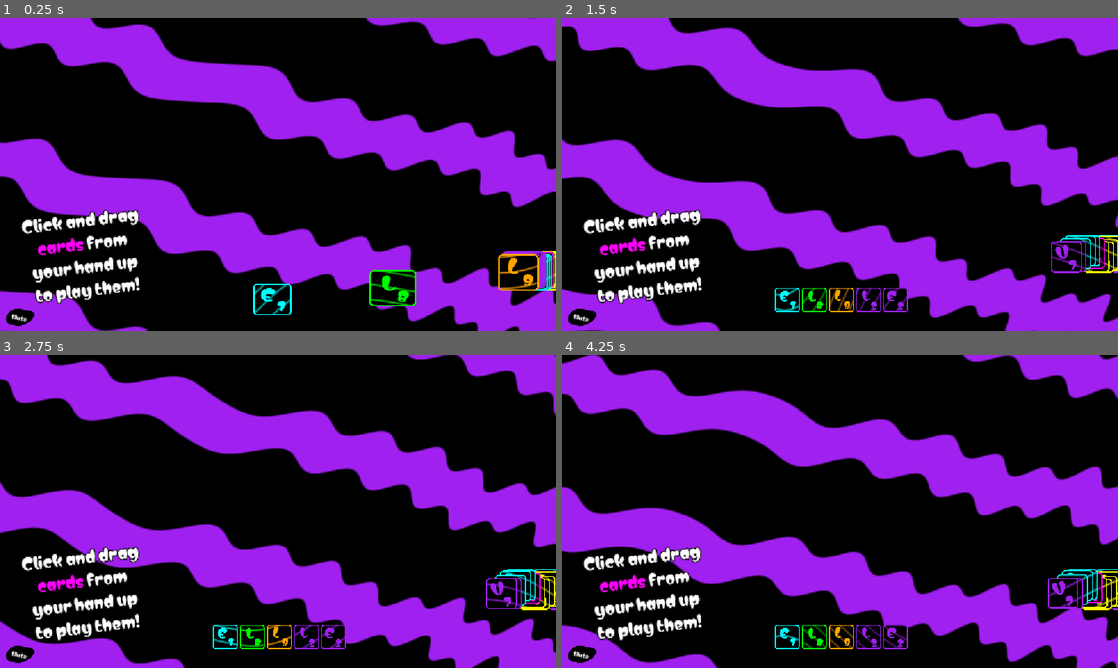
Above: before the commit, frames 1-4 (two rows, left to right).
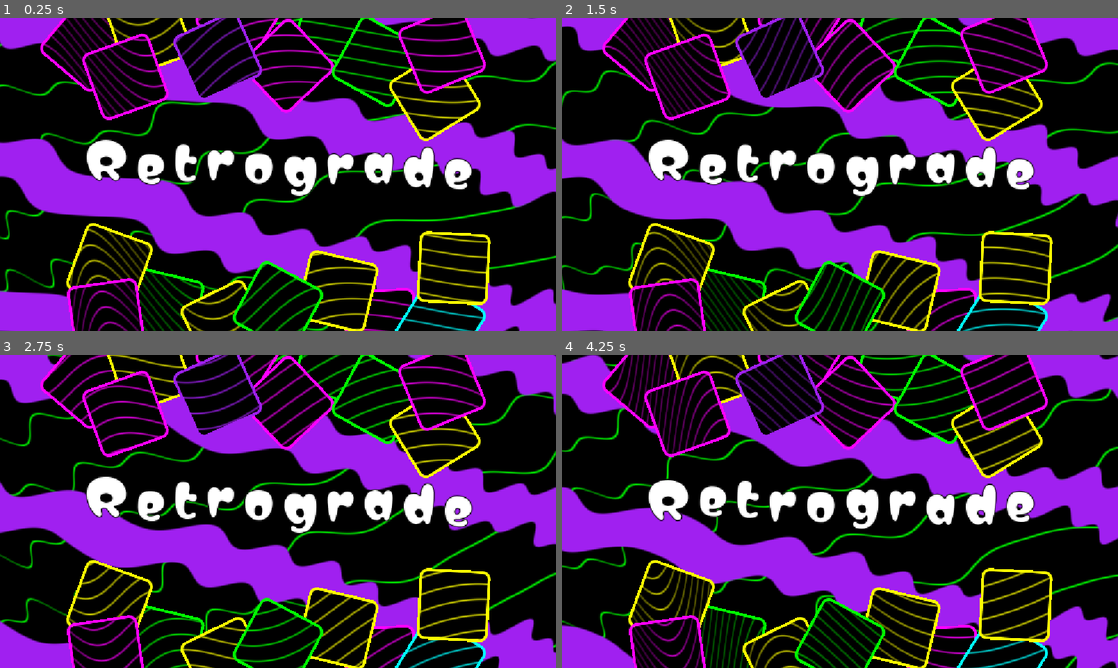
Above: after the commit, the same moments.

Repository: Alexzoin/GMTK2026
Game: Godot game, scene res://Scenes/game.tscn
Two runs of this game, one before a commit and one after it. Both use one fixed random seed, a clock stepped at 60 frames per second and the inputs below. The engine's default icon, where the game draws it, is replaced by a stand-in: a white triangle on a blue panel in a dark square.
Inputs (mouse positions are in pixels of both pictures, inside the frame that each line leads up to):
- Up to frame 1 (0.25 s): no input
- Up to frame 2 (1.5 s): click (650, 46) at 0.52 s; click (712, 33) at 1.27 s
- Up to frame 3 (2.75 s): click (161, 646) at 2.02 s
- Up to frame 4 (4.25 s): click (895, 361) at 2.77 s; click (940, 661) at 3.52 s

The runs differ from the first frame. In frame 1, 28% of the frame differs, in the area x 0-100%, y 0-100%; in frame 2, 29%; in frame 3, 28%; in frame 4, 27%.

Commit message:
Messed up the project to get cool screenshots

Diff:
--- a/Scenes/Items/base_item.tscn
+++ b/Scenes/Items/base_item.tscn
@@ -35,6 +35,7 @@
 
 [node name="Content" type="Node2D" parent="." unique_id=114111459]
 position = Vector2(64, 64)
+scale = Vector2(0.5, 0.5)
 
 [node name="Background" type="Sprite2D" parent="Content" unique_id=569854643]
 self_modulate = Color(0, 0, 0, 1)
@@ -54,6 +55,7 @@
 texture = ExtResource("1_6xj51")
 
 [node name="Name" type="RichTextLabel" parent="Content" unique_id=2018329301]
+visible = false
 anchors_preset = 7
 anchor_left = 0.5
 anchor_top = 1.0
@@ -81,6 +83,7 @@
 vertical_alignment = 1
 
 [node name="Description" type="RichTextLabel" parent="Content" unique_id=391845781]
+visible = false
 clip_contents = false
 anchors_preset = 7
 anchor_left = 0.5
@@ -106,6 +109,7 @@
 horizontal_alignment = 1
 
 [node name="Cost" type="RichTextLabel" parent="Content" unique_id=890187004]
+visible = false
 anchors_preset = 7
 anchor_left = 0.5
 anchor_top = 1.0
--- a/Scenes/game.tscn
+++ b/Scenes/game.tscn
@@ -42,6 +42,7 @@
 [ext_resource type="AudioStream" uid="uid://brjk8o1nhkv13" path="res://Music/Wed Aug 07 2024.mp3" id="40_v2cs8"]
 [ext_resource type="AudioStream" uid="uid://dxksl2dbysohx" path="res://Music/Weird Waltz.mp3" id="41_32sfa"]
 [ext_resource type="AudioStream" uid="uid://dkuvkmvk6hroh" path="res://Music/Windowsill Meditations.mp3" id="42_titue"]
+[ext_resource type="PackedScene" uid="uid://cd74kw84il2e7" path="res://Scenes/Items/base_item.tscn" id="43_6a4tp"]
 
 [sub_resource type="AudioStreamPlaylist" id="AudioStreamPlaylist_frw6b"]
 shuffle = true
@@ -70,13 +71,12 @@
 
 [node name="WaveCanvas2" parent="." unique_id=403484869 instance=ExtResource("1_ebmjs")]
 layer = -100
-visible = false
-stripes = 8.735
-stripe_thickness = 0.059
+stripes = 5.71
+stripe_thickness = 0.029
 bendyness = 0.045
-wave_rotation = 0.46
-wave_frequency = -34.495
-shrink = 44.425
+wave_rotation = 8.935
+wave_frequency = -15.085
+shrink = 43.54
 stripe_color = Color(0, 1, 0, 1)
 background_color = Color(0, 0, 0, 0)
 smooth_edge = true
@@ -132,25 +132,19 @@
 smooth_edge = true
 
 [node name="Card UI" parent="." unique_id=542603436 node_paths=PackedStringArray("tutorial", "ui", "item_manager", "make_visible_when_win") instance=ExtResource("2_qxrlw")]
+visible = false
 tutorial = NodePath("../tutorial_ui")
 ui = NodePath("../ui_canvas")
 item_manager = NodePath("../Item Holder")
 make_visible_when_win = [NodePath("../WaveCanvas"), NodePath("../WaveCanvas2"), NodePath("../WaveCanvas3"), NodePath("../WaveCanvas4"), NodePath("../WaveCanvas5")]
 
-[node name="tutorial_ui" parent="." unique_id=332380429 node_paths=PackedStringArray("show_text_at_card_number") instance=ExtResource("3_wrm1d")]
-show_text_at_card_number = {
-0: NodePath("PlayCards"),
-1: NodePath("LowerCards"),
-2: NodePath("LowerCards2"),
-3: NodePath("PlayAllCards"),
-5: NodePath("DrawBackUp"),
-7: NodePath("HoverOverDeck"),
-9: NodePath("CardGlow")
-}
+[node name="tutorial_ui" parent="." unique_id=332380429 instance=ExtResource("3_wrm1d")]
 
 [node name="ui_canvas" parent="." unique_id=406754162 instance=ExtResource("4_3dryh")]
+visible = false
 
 [node name="Item Holder" parent="." unique_id=352947913 node_paths=PackedStringArray("ui_manager", "card_manager") instance=ExtResource("5_wowpa")]
+visible = false
 ui_manager = NodePath("../ui_canvas")
 card_manager = NodePath("../Card UI")
 all_items = Array[PackedScene]([ExtResource("6_mg4q0"), ExtResource("11_rku1e"), ExtResource("8_v158k"), ExtResource("1 …(658 unchanged characters)…
@@ -160,3 +154,155 @@
 volume_db = -2.447
 autoplay = true
 bus = &"Music"
+
+[node name="Item" parent="." unique_id=1222626534 instance=ExtResource("43_6a4tp")]
+offset_left = 116.0
+offset_top = -8.000008
+offset_right = 244.0
+offset_bottom = 119.99999
+rotation = 0.70301586
+scale = Vector2(2.3, 2.3)
+
+[node name="Item2" parent="." unique_id=1031654702 instance=ExtResource("43_6a4tp")]
+offset_left = 245.99998
+offset_top = -33.999985
+offset_right = 374.0
+offset_bottom = 94.000015
+rotation = 1.2352369
+scale = Vector2(2.3, 2.3)
+
+[node name="Item3" parent="." unique_id=143420852 instance=ExtResource("43_6a4tp")]
+offset_left = 274.00003
+offset_top = 538.00006
+offset_right = 402.00003
+offset_bottom = 666.00006
+rotation = -1.3354578
+scale = Vector2(2.3, 2.3)
+
+[node name="Item4" parent="." unique_id=58294385 instance=ExtResource("43_6a4tp")]
+offset_left = 629.0
+offset_top = -48.0
+offset_right = 757.0
+offset_bottom = 80.0
+rotation = 3.4259737
+scale = Vector2(2.3, 2.3)
+
+[node name="Item5" parent="." unique_id=771994331 instance=ExtResource("43_6a4tp")]
+offset_left = 724.0001
+offset_top = 571.0
+offset_right = 852.0001
+offset_bottom = 699.0
+rotation = 1.5299026
+scale = Vector2(2.3, 2.3)
+
+[node name="Item6" parent="." unique_id=1710719627 instance=ExtResource("43_6a4tp")]
+offset_left = 848.0
+offset_top = 570.99994
+offset_right = 976.0
+offset_bottom = 699.0
+rotation = 3.6973786
+scale = Vector2(2.3, 2.3)
+
+[node name="Item7" parent="." unique_id=616949323 instance=ExtResource("43_6a4tp")]
+offset_left = 435.99994
+offset_top = -78.00004
+offset_right = 563.99994
+offset_bottom = 49.999992
+rotation = -1.0142767
+scale = Vector2(2.3, 2.3)
+
+[node name="Item8" parent="." unique_id=1258872978 instance=ExtResource("43_6a4tp")]
+offset_left = 403.0
+offset_top = 571.0
+offset_right = 531.00006
+offset_bottom = 699.0
+rotation = 2.6902204
+scale = Vector2(2.3, 2.3)
+
+[node name="Item9" parent="." unique_id=1512329476 instance=ExtResource("43_6a4tp")]
+offset_left = 531.00006
+offset_top = 35.0
+offset_right = 659.0001
+offset_bottom = 163.00003
+rotation = 3.9540226
+scale = Vector2(2.3, 2.3)
+
+[node name="Item10" parent="." unique_id=54326118 instance=ExtResource("43_6a4tp")]
+offset_left = 387.0
+offset_top = 14.999992
+offset_right = 515.00006
+offset_bottom = 143.00003
+rotation = -0.42155474
+scale = Vector2(2.3, 2.3)
+
+[node name="Item11" parent="." unique_id=1130378794 instance=ExtResource("43_6a4tp")]
+offset_left = 717.0
+offset_top = 26.000015
+offset_right = 845.00006
+offset_bottom = 154.00003
+rotation = 2.0776923
+scale = Vector2(2.3, 2.3)
+
+[node name="Item12" parent="." unique_id=1582377485 instance=ExtResource("43_6a4tp")]
+offset_left = 162.99995
+offset_top = 450.00003
+offset_right = 291.0
+offset_bottom = 578.0
+rotation = 3.4907835
+scale = Vector2(2.3, 2.3)
+
+[node name="Item13" parent="." unique_id=774311841 instance=ExtResource("43_6a4tp")]
+offset_left = 635.0
+offset_top = 502.0
+offset_right = 763.00006
+offset_bottom = 630.0
+rotation = 0.23321229
+scale = Vector2(2.3, 2.3)
+
+[node name="Item14" parent="." unique_id=769915192 instance=ExtResource("43_6a4tp")]
+offset_left = 156.0
+offset_top = 556.0
+offset_right = 284.00006
+offset_bottom = 684.0
+rotation = 1.4268386
+scale = Vector2(2.3, 2.3)
+
+[node name="Item15" parent="." unique_id=1291311321 instance=ExtResource("43_6a4tp")]
+offset_left = 512.0
+offset_top = 533.0
+offset_right = 640.00006
+offset_bottom = 661.0
+rotation = 2.0626445
+scale = Vector2(2.3, 2.3)
+
+[node name="Item16" parent="." unique_id=1318859352 instance=ExtResource("43_6a4tp")]
+offset_left = 876.0
+offset_top = 453.99997
+offset_right = 1004.0
+offset_bottom = 582.0
+rotation = 1.6223094
+scale = Vector2(2.3, 2.3)
+
+[node name="Item17" parent="." unique_id=1949157262 instance=ExtResource("43_6a4tp")]
+offset_left = 836.99994
+offset_top = 96.000015
+offset_right = 964.99994
+offset_bottom = 224.00002
+rotation = -0.5534473
+scale = Vector2(2.3, 2.3)
+
+[node name="Item18" parent="." unique_id=64105606 instance=ExtResource("43_6a4tp")]
+offset_left = 852.0
+offset_top = 2.0000153
+offset_right = 980.0
+offset_bottom = 130.00002
+rotation = 1.1823001
+scale = Vector2(2.3, 2.3)
+
+[node name="Item19" parent="." unique_id=147727252 instance=ExtResource("43_6a4tp")]
+offset_left = 196.0
+offset_top = 58.0
+offset_right = 324.0
+offset_bottom = 186.0
+rotation = 1.2274232
+scale = Vector2(2.3, 2.3)
--- a/Scenes/tutorial_ui.tscn
+++ b/Scenes/tutorial_ui.tscn
@@ -1,23 +1,11 @@
 [gd_scene format=3 uid="uid://dlobd5wk8sk3l"]
 
-[ext_resource type="Script" uid="uid://b2saqbe5u3328" path="res://Scripts/tutorial.gd" id="1_ryvqc"]
 [ext_resource type="FontFile" uid="uid://dwymim4r40o5x" path="res://Fonts/Matemasie-Regular.ttf" id="2_tpiwi"]
 
-[node name="tutorial_ui" type="CanvasLayer" unique_id=332380429 node_paths=PackedStringArray("show_text_at_card_number", "kill_text", "win_text")]
-script = ExtResource("1_ryvqc")
-show_text_at_card_number = {
-0: NodePath("PlayCards"),
-1: NodePath("LowerCards"),
-2: NodePath("LowerCards2"),
-3: NodePath("PlayAllCards"),
-5: NodePath("DrawBackUp"),
-7: NodePath("HoverOverDeck"),
-9: NodePath("CardGlow")
-}
-kill_text = NodePath("Kill You")
-win_text = NodePath("Winner")
+[node name="tutorial_ui" type="CanvasLayer" unique_id=332380429]
 
 [node name="PlayCards" type="RichTextLabel" parent="." unique_id=1391292596]
+visible = false
 anchors_preset = 8
 anchor_left = 0.5
 anchor_top = 0.5
@@ -44,6 +32,7 @@
 vertical_alignment = 1
 
 [node name="LowerCards" type="RichTextLabel" parent="." unique_id=1762227979]
+visible = false
 anchors_preset = 8
 anchor_left = 0.5
 anchor_top = 0.5
@@ -69,25 +58,24 @@
 vertical_alignment = 1
 
 [node name="sdfasga" type="RichTextLabel" parent="." unique_id=218737309]
-visible = false
-anchors_preset = 8
-anchor_left = 0.5
-anchor_top = 0.5
-anchor_right = 0.5
-anchor_bottom = 0.5
-offset_left = -311.0
-offset_top = -111.0
-offset_right = 341.94586
-offset_bottom = 37.706482
-grow_horizontal = 2
-grow_vertical = 2
-rotation = 0.025789134
-offset_transform_pivot = Vector2(64, 64)
-mouse_filter = 2
-theme_override_colors/font_outline_color = Color(0, 0, 0, 1)
-theme_override_constants/outline_size = 8
-theme_override_fonts/normal_font = ExtResource("2_tpiwi")
-theme_override_font_sizes/normal_font_size = 64
+anchors_preset = 8
+anchor_left = 0.5
+anchor_top = 0.5
+anchor_right = 0.5
+anchor_bottom = 0.5
+offset_left = -573.812
+offset_top = -117.77919
+offset_right = 582.16064
+offset_bottom = 30.927307
+grow_horizontal = 2
+grow_vertical = 2
+rotation = 0.018177016
+offset_transform_pivot = Vector2(64, 64)
+mouse_filter = 2
+theme_override_colors/font_outline_color = Color(0, 0, 0, 1)
+theme_override_constants/outline_size = 8
+theme_override_fonts/normal_font = ExtResource("2_tpiwi")
+theme_override_font_sizes/normal_font_size = 100
 bbcode_enabled = true
 text = "[wave amp=50.0 freq=10.0]R e t r o g r a d e[/wave]"
 scroll_active = false
@@ -95,6 +83,7 @@
 vertical_alignment = 1
 
 [node name="LowerCards2" type="RichTextLabel" parent="." unique_id=1135308303]
+visible = false
 anchors_preset = 8
 anchor_left = 0.5
 anchor_top = 0.5
@@ -120,6 +109,7 @@
 vertical_alignment = 1
 
 [node name="PlayAllCards" type="RichTextLabel" parent="." unique_id=921216897]
+visible = false
 anchors_preset = 8
 anchor_left = 0.5
 anchor_top = 0.5
@@ -145,6 +135,7 @@
 vertical_alignment = 1
 
 [node name="HoverOverDeck" type="RichTextLabel" parent="." unique_id=278565443]
+visible = false
 anchors_preset = 8
 anchor_left = 0.5
 anchor_top = 0.5
@@ -170,6 +161,7 @@
 vertical_alignment = 1
 
 [node name="DrawBackUp" type="RichTextLabel" parent="." unique_id=808179349]
+visible = false
 anchors_preset = 8
 anchor_left = 0.5
 anchor_top = 0.5
@@ -195,6 +187,7 @@
 vertical_alignment = 1
 
 [node name="CardGlow" type="RichTextLabel" parent="." unique_id=764848145]
+visible = false
 anchors_preset = 8
 anchor_left = 0.5
 anchor_top = 0.5
@@ -220,6 +213,7 @@
 vertical_alignment = 1
 
 [node name="Kill You" type="RichTextLabel" parent="." unique_id=1348684155]
+visible = false
 anchors_preset = 8
 anchor_left = 0.5
 anchor_top = 0.5
@@ -245,6 +239,7 @@
 vertical_alignment = 1
 
 [node name="Winner" type="RichTextLabel" parent="." unique_id=486500025]
+visible = false
 anchors_preset = 8
 anchor_left = 0.5
 anchor_top = 0.5
--- a/Scripts/card_manager.gd
+++ b/Scripts/card_manager.gd
@@ -23,21 +23,21 @@
 const ALPHABET = ["A", "B", "C", "D", "E", "F", "G", "H", "I", "J", "K", "L", "M", "N", "O", "P", "Q", "R", "S", "T", "U", "V", "W", "X", "Y", "Z"]
 
 # Called when the node enters the scene tree for the first time.
-func _ready() -> void:
-	for color in Card.colors:
-		print(color.to_html(false))
-	create_deck()
-	game_over.connect(tutorial._on_no_remaining_playable_cards)
-	game_over.connect(ui._on_game_over)
-	ui.die_sequence_start.connect(tutorial.hide_all)
-	ui.die_sequence_start.connect(_die_sequence_start)
-	ui.start_again.connect(_start_new_round)
-	ui.die_sequence_start.connect(item_manager.go_to_shop)
-	ui.start_again.connect(item_manager.hide_shop)
-	game_won.connect(ui._on_game_won)
-	game_won.connect(tutorial._on_win_game)
-
-	await draw_cards(hand_size)
+#func _ready() -> void:
+	#for color in Card.colors:
+		#print(color.to_html(false))
+	#create_deck()
+	#game_over.connect(tutorial._on_no_remaining_playable_cards)
+	#game_over.connect(ui._on_game_over)
+	#ui.die_sequence_start.connect(tutorial.hide_all)
+	#ui.die_sequence_start.connect(_die_sequence_start)
+	#ui.start_again.connect(_start_new_round)
+	#ui.die_sequence_start.connect(item_manager.go_to_shop)
+	#ui.start_again.connect(item_manager.hide_shop)
+	#game_won.connect(ui._on_game_won)
+	#game_won.connect(tutorial._on_win_game)
+	#
+	#await draw_cards(hand_size)
 
 
 # Called every frame. 'delta' is the elapsed time since the previous frame.
@@ -52,17 +52,17 @@
 	return pile.get_child(pile.get_child_count() - 1)
 
 func create_deck() -> void:
-	for letter in ALPHABET:
-		for num in range(10):
-			var new_card = card_scene.instantiate() as Card
-			new_card.init_card(letter, num, Card.colors.pick_random(), item_manager)
-			new_card.set_parent_references(hand, deck, pile, discard)
-			new_card.card_played.connect(_on_card_played)
-			new_card.card_played.connect(tutorial._on_card_played)
-			new_card.card_played.connect(item_manager._on_card_played)
-			deck.add_child(new_card)
-			new_card.global_position = deck.global_position
-			new_card.is_basic_card = true
+	#for letter in ALPHABET:
+		#for num in range(10):
+			#var new_card = card_scene.instantiate() as Card
+			#new_card.init_card(letter, num, Card.colors.pick_random(), item_manager)
+			#new_card.set_parent_references(hand, deck, pile, discard)
+			#new_card.card_played.connect(_on_card_played)
+			#new_card.card_played.connect(tutorial._on_card_played)
+			#new_card.card_played.connect(item_manager._on_card_played)
+			#deck.add_child(new_card)
+			#new_card.global_position = deck.global_position
+			#new_card.is_basic_card = true
 
 
 	shuffle_deck()
--- a/Scripts/item_controller.gd
+++ b/Scripts/item_controller.gd
@@ -91,31 +91,9 @@
 	rule_used_count += 1
 
 func _ready() -> void:
-	self.pressed.connect(_on_pressed)
-	self.button_down.connect(_on_button_down)
-	self.button_up.connect(_on_button_up)
-	self.toggled.connect(_on_toggled)
-
-	self.mouse_entered.connect(_on_mouse_entered)
-	self.mouse_exited.connect(_on_mouse_exited)
-	self.focus_entered.connect(_on_focus_entered)
-	self.focus_exited.connect(_on_focus_exited)
-	self.gui_input.connect(_on_gui_input)
-	self.resized.connect(_on_resized)
-	self.minimum_size_changed.connect(_on_minimum_size_changed)
-
-	viewport_rect = get_viewport_rect()
-	name_text_start_pos = name_text.position
-	name_text.position.y = name_text.position.y + 64
-	name_text_hidden_pos = name_text.position
-
-	name_text.text = item_name
-	cost_text.text = "$" + str(cost)
-	description_text.text = description
-
-	description_text.visible = false
-
-	#canvas_shader.set_shader_parameter("time_factor", randf() * 5.0)
+	var color = Card.colors.pick_random()
+	($Content/Background.material as ShaderMaterial).set_shader_parameter("stripe_color", color)
+	$Content/Frame.self_modulate = color
 
 
 func _on_gui_input(event: InputEvent) -> void:
@@ -123,41 +101,41 @@
 		if event.button_index == MOUSE_BUTTON_RIGHT and event.pressed:
 			pass
 
-func _process(delta: float) -> void:
-	time += delta
-	var velocity = (global_position - last_pos) / delta
-	last_pos = global_position
-
-	var base_move_speed = move_speed
-	var base_target_scale: float = default_scale
-	if is_hovered:
-		base_target_scale = hover_scale
-
-	var target_scale = Vector2(base_target_scale, base_target_scale)
-
-
-
-	# Distorts the target scale based on movement velocity
-	if velocity.length() > 0.1:
-		target_scale.x += abs(velocity.x) * (squash_stretch_weight / 1000.0)
-		target_scale.y += abs(velocity.y) * (squash_stretch_weight / 1000.0)
-
-	scale = scale.lerp(target_scale, 1.0 - exp(-10 * delta)).clamp(Vector2.ZERO, Vector2.ONE * 10)
-
-	var target_pos = global_position
-	var limit = viewport_rect.size - size * scale
-	var limit_to_screen: bool = false
-
-	if is_dragging:
-		target_pos = get_global_mouse_position() - pivot_offset * scale
-		limit_to_screen = true
-
-		content.rotation = 0
-
-	if limit_to_screen:
-		target_pos = (target_pos).clamp(Vector2.ZERO, limit)
-
-	global_position = global_position.lerp(target_pos, base_move_speed * delta)
+#func _process(delta: float) -> void:
+	#time += delta
+	#var velocity = (global_position - last_pos) / delta
+	#last_pos = global_position
+	#
+	#var base_move_speed = move_speed
+	#var base_target_scale: float = default_scale
+	#if is_hovered:
+		#base_target_scale = hover_scale
+	#
+	#var target_scale = Vector2(base_target_scale, base_target_scale)
+	#
+	#
+	#
+	## Distorts the target scale based on movement velocity
+	#if velocity.length() > 0.1:
+		#target_scale.x += abs(velocity.x) * (squash_stretch_weight / 1000.0)
+		#target_scale.y += abs(velocity.y) * (squash_stretch_weight / 1000.0)
+		#
+	#scale = scale.lerp(target_scale, 1.0 - exp(-10 * delta)).clamp(Vector2.ZERO, Vector2.ONE * 10)
+	#
+	#var target_pos = global_position
+	#var limit = viewport_rect.size - size * scale
+	#var limit_to_screen: bool = false
+	#
+	#if is_dragging:
+		#target_pos = get_global_mouse_position() - pivot_offset * scale
+		#limit_to_screen = true
+		#
+		#content.rotation = 0
+		#
+	#if limit_to_screen:
+		#target_pos = (target_pos).clamp(Vector2.ZERO, limit)
+		#
+	#global_position = global_position.lerp(target_pos, base_move_speed * delta)
 
 func _on_pressed() -> void:
 	# Emitted when the button is pressed and then released.
